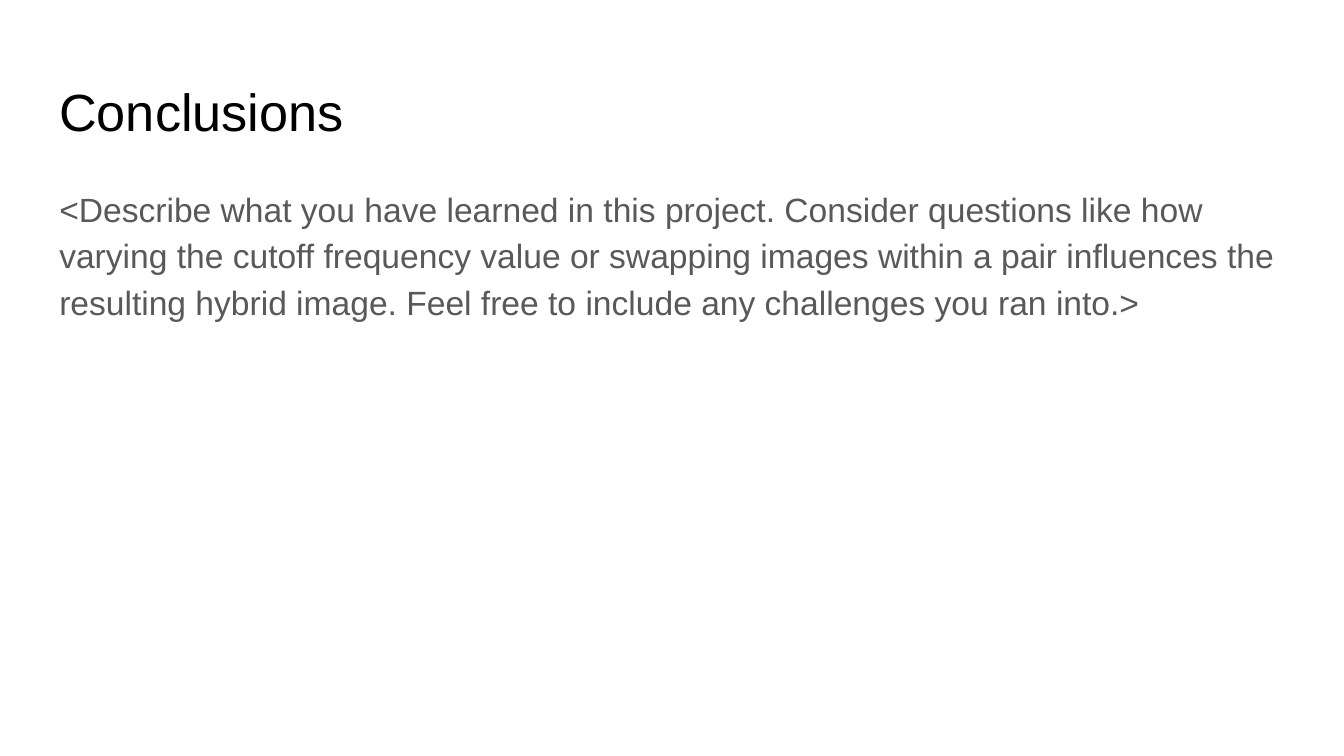
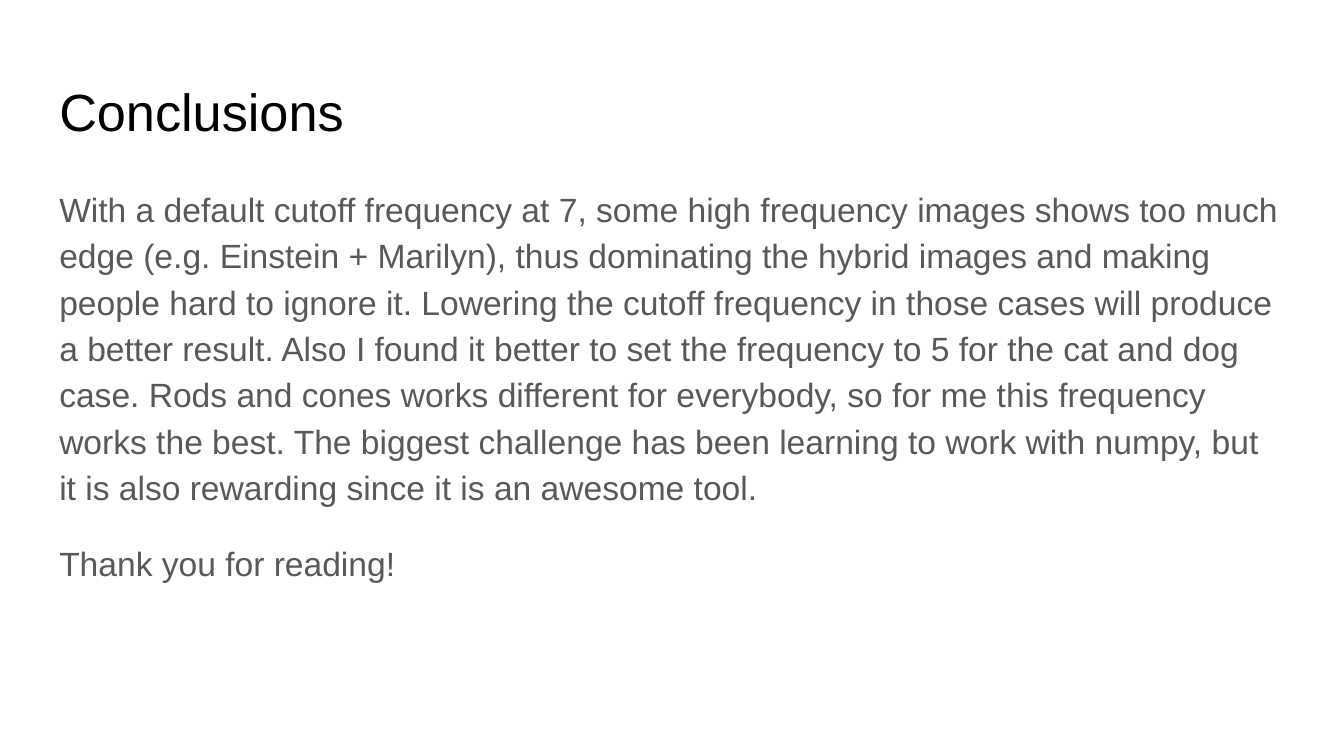
Before and after one commit to haoranw96/filtering_hybrid, a slide deck: slide 12 of report_template.pptx. Drawn at 1344x756 pixels with LibreOffice and Linux fonts; fonts in the diff are those of the drawing. Boxes give left, top, right and bottom in pixels: in the first picture for what was removed or moved away, otherwise in the second. Text is boxed around its words. In the diff, an @@ line names an element or a change of style, - is before the commit and + after.

```diff
--- a/report_template.pptx
+++ b/report_template.pptx
@@ text at <box>59,197,1277,582</box>: text changed @@
-<Describe what you have learned in this project. Consider questions like how varying the cutoff frequency value or swapping images within a pair influences the resulting hybrid image. Feel free to include any challenges you ran into.>
+With a default cutoff frequency at 7, some high frequency images shows too much edge (e.g. Einstein + Marilyn), thus dominating the hybrid images and making people hard to ignore it. Lowering the cutoff frequency in those cases will produce a better result. Also I found it better to set the frequency to 5 for the cat and dog case. Rods and cones works different for everybody, so for me this frequency works the best. The biggest challenge has been learning to work with numpy, but it is also rewarding since it is an awesome tool.
+Thank you for reading!
```
Also in this commit, not shown: 9 other slides changed, 2 slides added, 2 slides removed, 1 other file.
